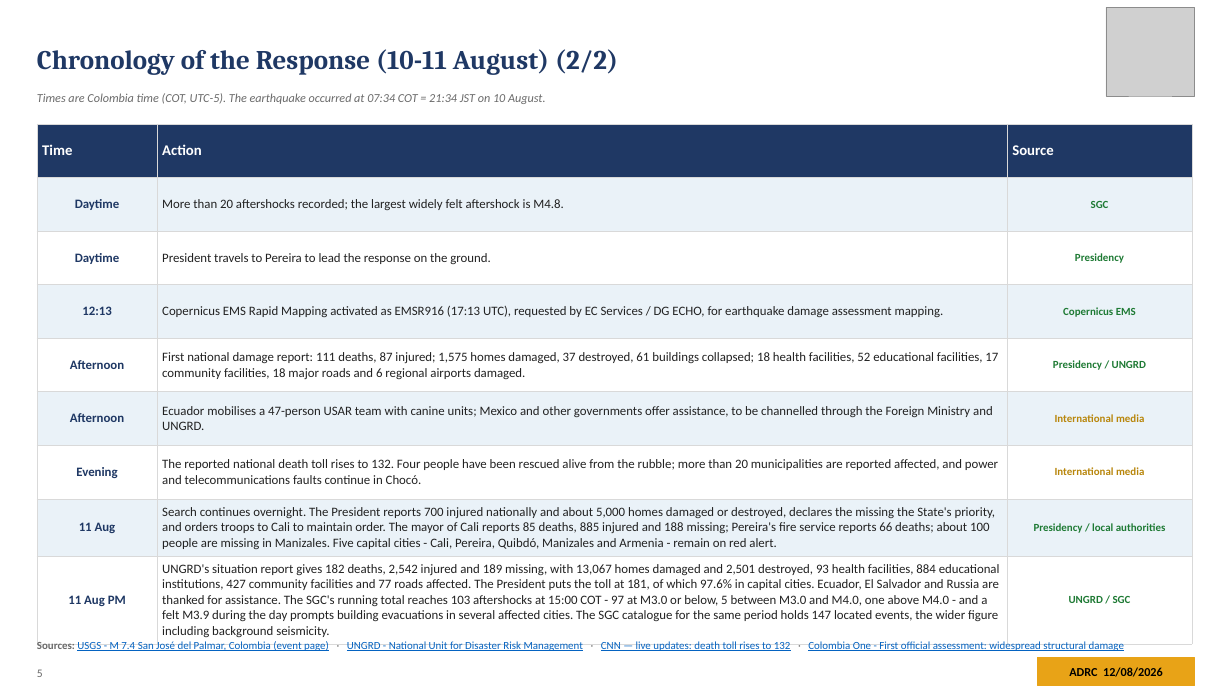
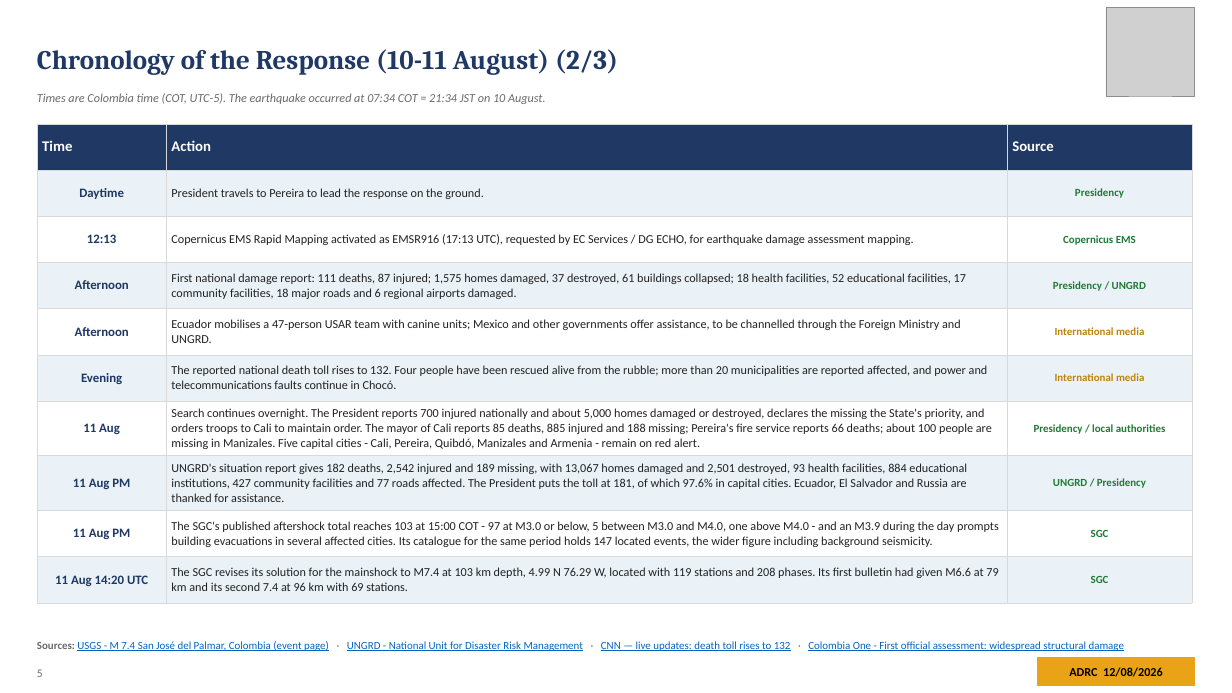
Before and after one commit to kochobi-max/whatsmap, a slide deck: slide 5 of reports/colombia_eq_20260810/output/ADRC_EQ_COL_Choco_20260810_EN.pptx. Drawn at 1232x693 pixels with LibreOffice and Linux fonts; fonts in the diff are those of the drawing; grey boxes stand for pictures. Boxes give left, top, right and bottom in pixels: in the first picture for what was removed or moved away, otherwise in the second. Text is boxed around its words. In the diff, an @@ line names an element or a change of style, - is before the commit and + after.

```diff
--- a/reports/colombia_eq_20260810/output/ADRC_EQ_COL_Choco_20260810_EN.pptx
+++ b/reports/colombia_eq_20260810/output/ADRC_EQ_COL_Choco_20260810_EN.pptx
@@ text at (37,49,618,75): text changed @@
-Chronology of the Response (10-11 August) (2/2)
+Chronology of the Response (10-11 August) (2/3)
@@ table at (37,124,1192,595) @@
-row 2: Daytime | More than 20 aftershocks recorded; the largest widely felt aftershock is M4.8. | SGC
-row 9: 11 Aug PM | UNGRD's situation report gives 182 deaths, 2,542 injured and 189 missing, with 13,067 homes damaged and 2,501 destroyed, 93 health facilities, 884 educational institutions, 427 community facilities and 77 roads affected. The President puts the toll at 181, of which 97.6% in capital cities. Ecuador, El Salvador and Russia are thanked for assistance. The SGC's running total reaches 103 aftershocks at 15:00 COT - 97 at M3.0 or below, 5 between M3.0 and M4.0, one above M4.0 - and a felt M3.9 during the day prompts building evacuations in several affected cities. The SGC catalogue for the same period holds 147 located events, the wider figure including background seismicity. | UNGRD / SGC
+row 8: 11 Aug PM | UNGRD's situation report gives 182 deaths, 2,542 injured and 189 missing, with 13,067 homes damaged and 2,501 destroyed, 93 health facilities, 884 educational institutions, 427 community facilities and 77 roads affected. The President puts the toll at 181, of which 97.6% in capital cities. Ecuador, El Salvador and Russia are thanked for assistance. | UNGRD / Presidency
+row 9: 11 Aug PM | The SGC's published aftershock total reaches 103 at 15:00 COT - 97 at M3.0 or below, 5 between M3.0 and M4.0, one above M4.0 - and an M3.9 during the day prompts building evacuations in several affected cities. Its catalogue for the same period holds 147 located events, the wider figure including background seismicity. | SGC
+row 10: 11 Aug 14:20 UTC | The SGC revises its solution for the mainshock to M7.4 at 103 km depth, 4.99 N 76.29 W, located with 119 stations and 208 phases. Its first bulletin had given M6.6 at 79 km and its second 7.4 at 96 km with 69 stations. | SGC
```
Also in this commit, not shown: 23 other slides changed, 2 slides added, 15 other files.
